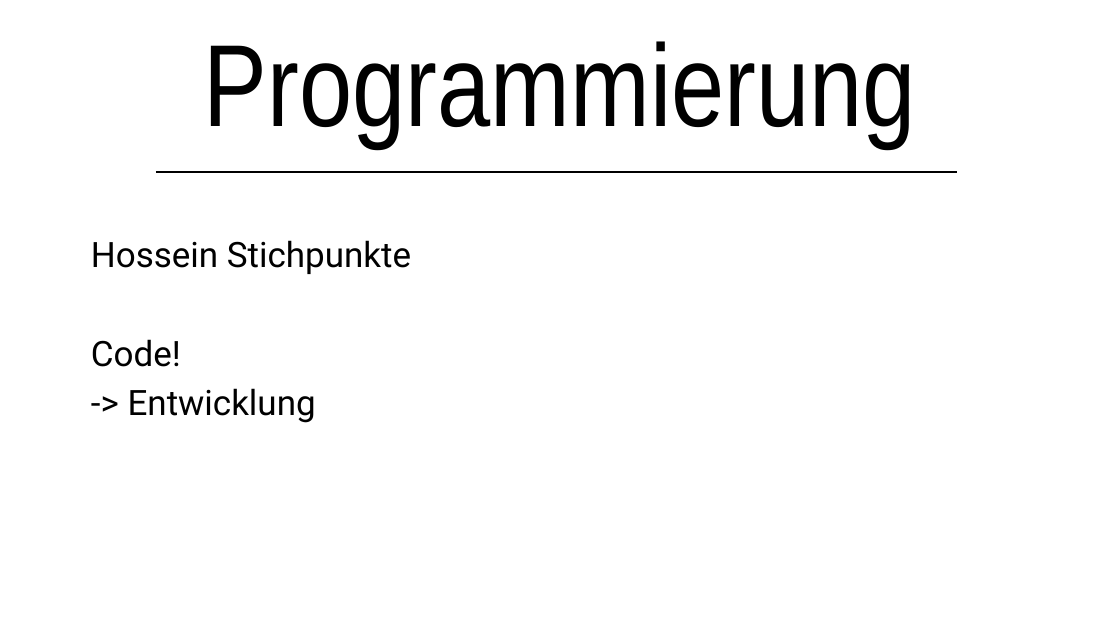
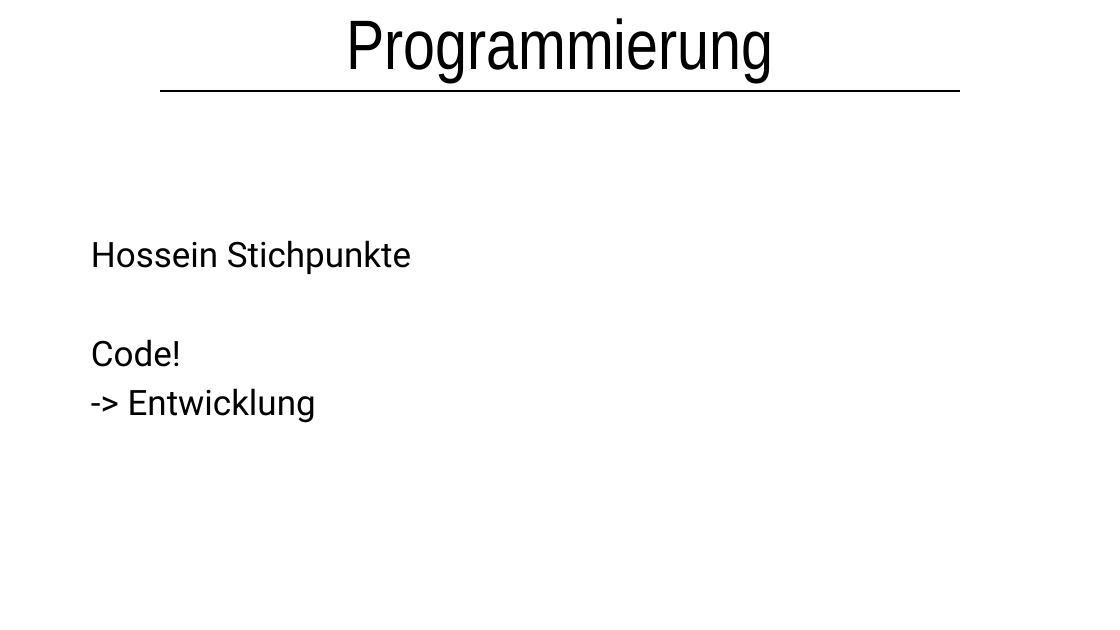
Before and after one commit to lsswchmnn/tank, a slide deck: slide 13 of Präsentation/Kettenfahrzeug.pptx (slide 9 before the commit). Drawn at 1120x630 pixels with LibreOffice and Linux fonts; fonts in the diff are those of the drawing. Boxes give left, top, right and bottom in pixels: in the first picture for what was removed or moved away, otherwise in the second. Text is boxed around its words. In the diff, an @@ line names an element or a change of style, - is before the commit and + after.

```diff
--- a/Präsentation/Kettenfahrzeug.pptx
+++ b/Präsentation/Kettenfahrzeug.pptx
@@ title "Programmierung": place and size @@
-title "Programmierung" at bbox=[204, 41, 916, 147]
+title "Programmierung" at bbox=[346, 18, 773, 82]
@@ title "Programmierung" at bbox=[346, 18, 773, 82]: size 100 to 60 pt @@
@@ line moved from (156, 172) - (957, 172) to (160, 91) - (960, 91) @@
```
Also in this commit, not shown: 2 other slides changed, 5 slides added, 1 slide removed, 2 other files.
